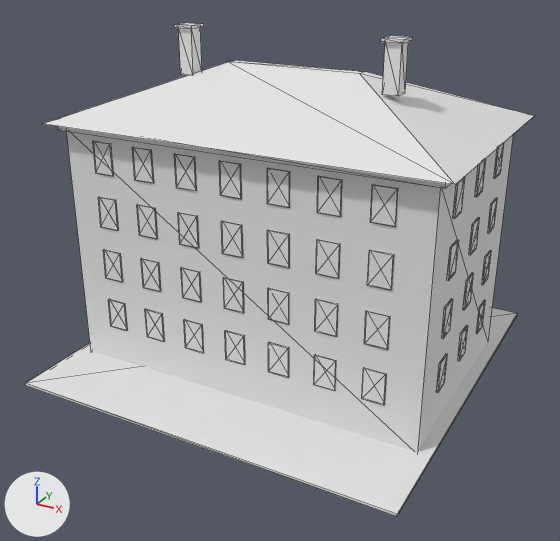
A saved change to the glTF model assets/models/adr_apartment_block_low.glb.
Before and after are seen from a camera (50 mm lens) standing at (6.96, -13.21, 8.38) and looking at (0.04, -0.62, 2.08). The lights are fixed; the arrows at lower left show +X, +Y and +Z. The first picture is the older version. Mesh edges are drawn as thin lines. Where no turn or scale is listed for an object, it has been applied to the vertices. Vertices at exactly the same position are counted once.

The first picture shows 'Adr_apartment_block'.
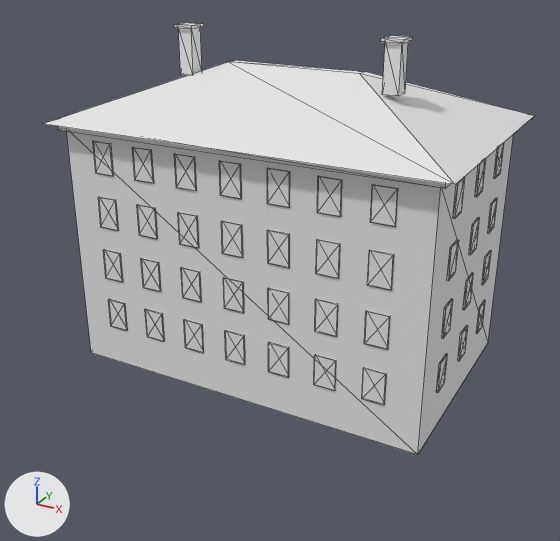
Boxes (x1, y1, x2, y2) around the edits, measured in the pictures (560 x 541 px):
```json
{"object": "Adr_apartment_block", "change": "reshaped", "before": [25, 23, 534, 517], "after": [43, 23, 534, 455], "on screen": "13% shorter"}
{"part": 1, "of": "me_adr_apartment_block", "change": "deleted", "before": [25, 308, 517, 517]}
```

Scene script edits in JSON lines:
```json
{"block": "me_adr_apartment_block", "where": "# used by ob_adr_apartment_block; location = (0.0, 0.0, 0.0)"}
{"op": "remove", "block": "me_adr_apartment_block", "code": "me_adr_apartment_block.from_pydata(...)  # 704 vertices, 1056 faces; spans x -4.0..4.0, y -3.95..3.95, z 0.0..6.73"}
{"op": "add", "block": "me_adr_apartment_block", "code": "me_adr_apartment_block.from_pydata(...)  # 696 vertices, 1044 faces; spans x -4.0..4.0, y -2.6..2.6, z 0.0..6.73"}
{"block": "me_adr_apartment_block", "change": "me_adr_apartment_block part 1: the loose piece of 8 vertices spanning x -3.95..3.95, y -3.95..3.95, z 0.0..0.05 is deleted"}
```
